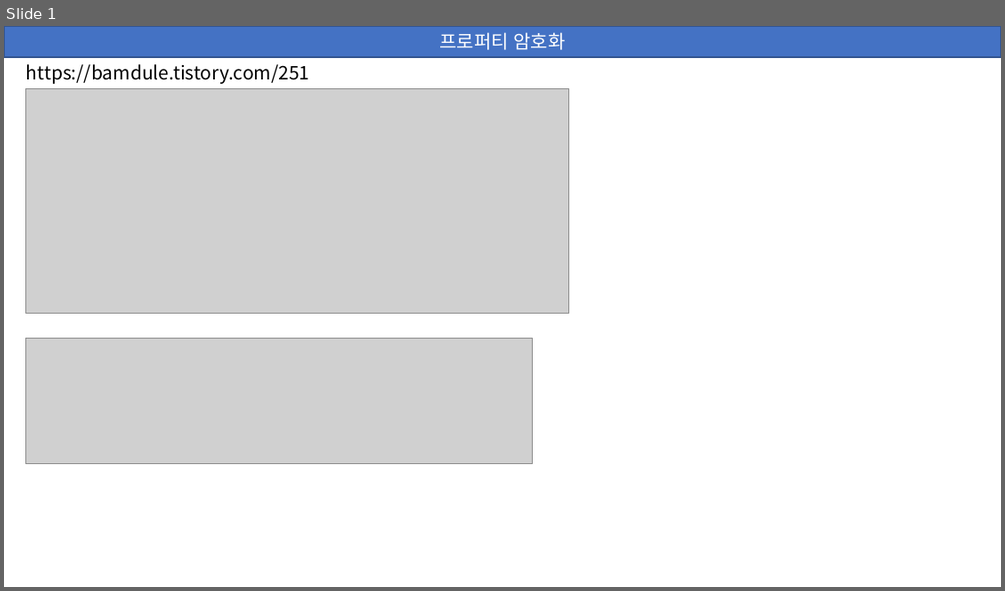
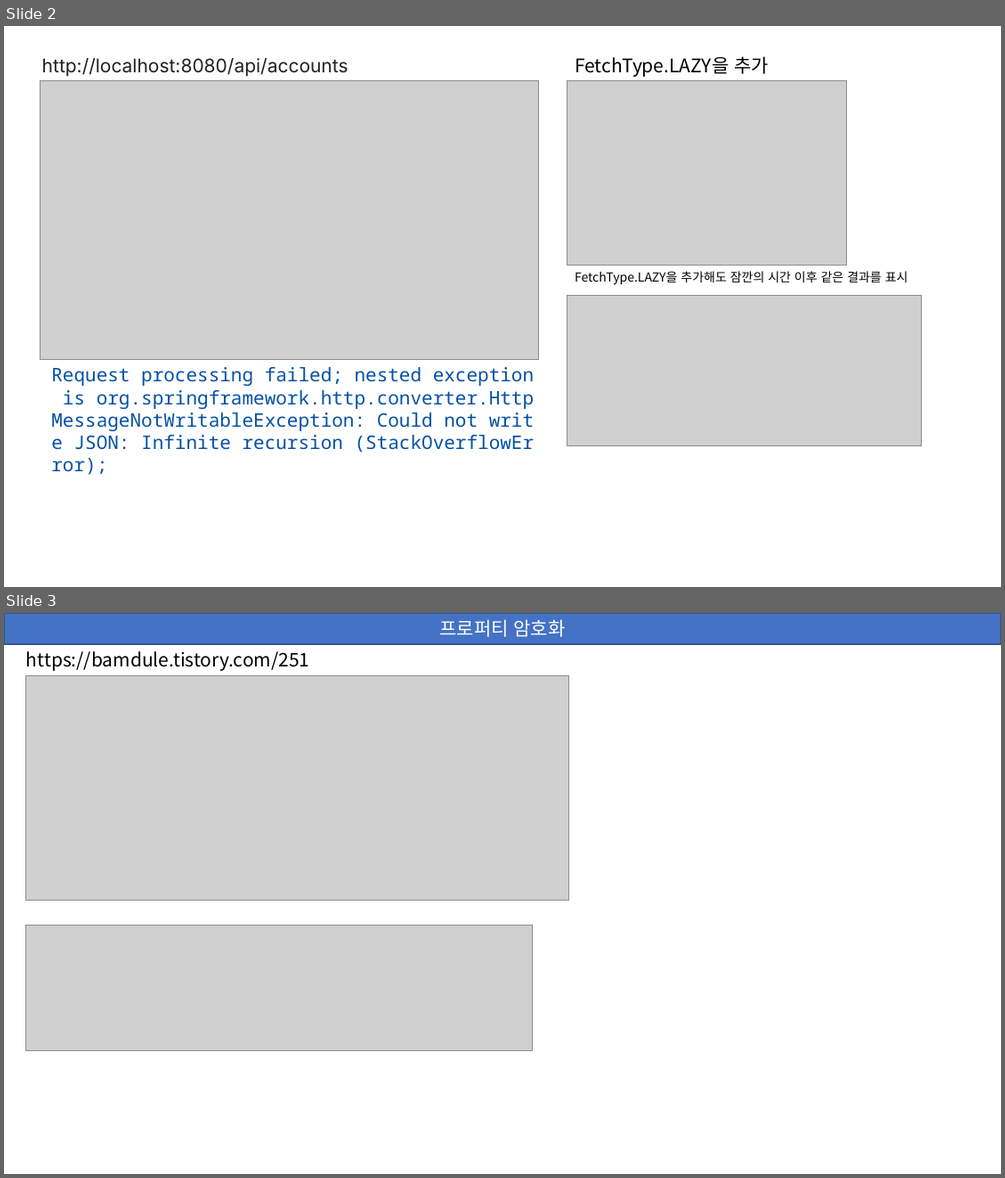
Before and after one commit to monadgon/userservice-gradle, a slide deck: doc/readme.pptx. Shown one above the other, each under a label of ours: slide 1 before the commit, slides 2 and 3 after it. The pictures are 1005x591 and 1005x1178 pixels, drawn with LibreOffice and Linux fonts; fonts in the diff are those of the drawing; grey boxes stand for pictures. Boxes give left, top, right and bottom in pixels: in the first picture for what was removed or moved away, otherwise in the second. Text is boxed around its words. In the diff, an @@ line names an element or a change of style, - is before the commit and + after.

```diff
--- a/doc/readme.pptx
+++ b/doc/readme.pptx
@@ slide 2 added at box(4, 26, 1001, 587), background #FFFFFF @@
@@ text added at box(42, 58, 348, 77), 18 pt, text #212121 @@
+http://localhost:8080/api/accounts
@@ text added at box(574, 56, 769, 77), 18 pt, text #000000 @@
+FetchType.LAZY을 추가
@@ picture added at box(40, 80, 539, 360) @@
@@ picture added at box(567, 80, 847, 265) @@
@@ text added at box(574, 271, 908, 285), 12 pt, text #000000 @@
+FetchType.LAZY을 추가해도 잠깐의 시간 이후 같은 결과를 표시
@@ picture added at box(567, 296, 921, 446) @@
@@ text added at box(51, 367, 534, 450), 18 pt, text #0451A5 @@
+Request processing failed; nested exception is org.springframework.http.converter.HttpMessageNotWritableException: Could not write JSON: Infinite recursion (StackOverflowError);
@@ what was slide 1 is now slide 3 @@
```
Also in this commit, not shown: 1 other slide added, 8 other files.
